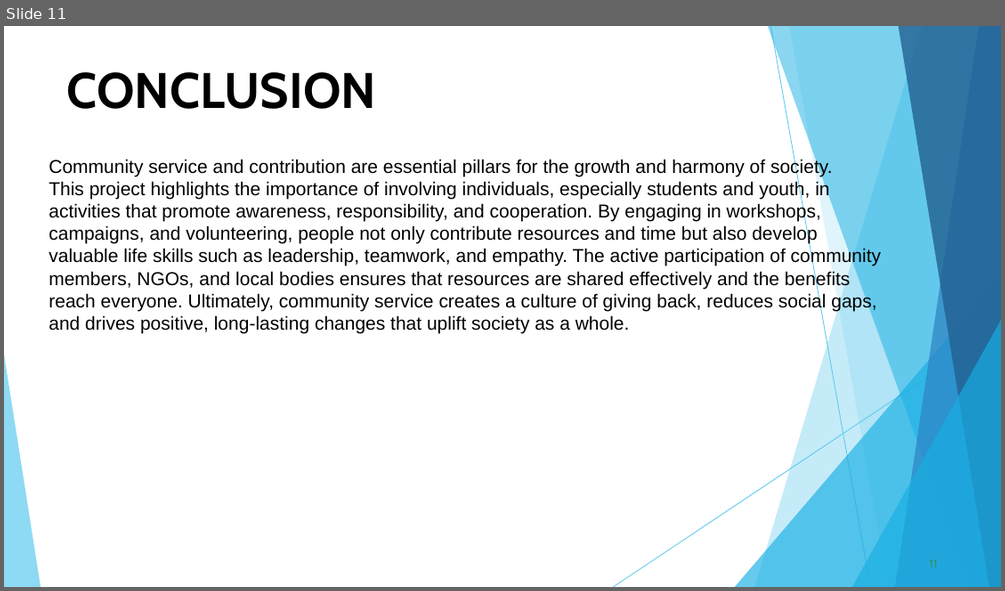
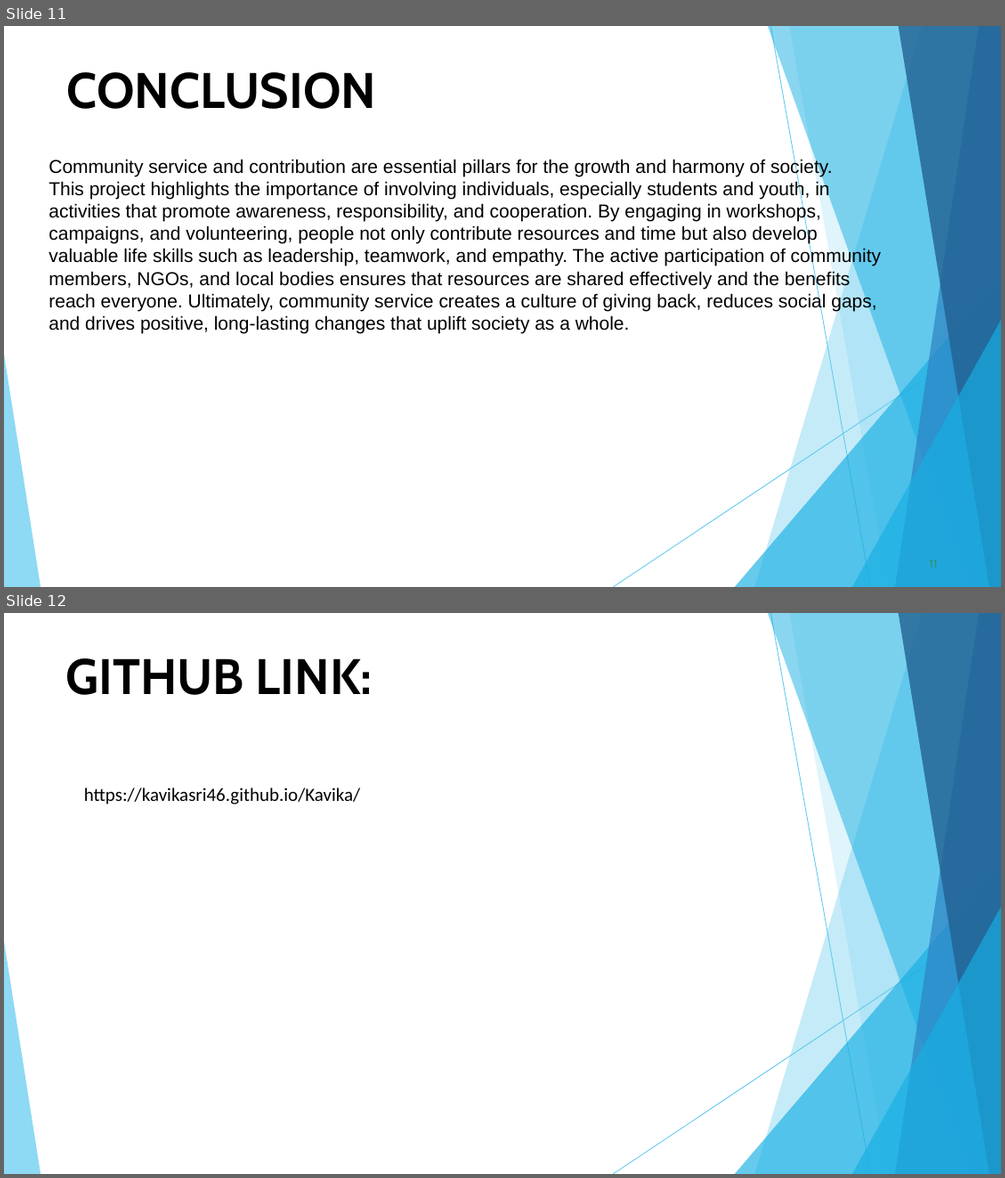
Before and after one commit to kavikasri46/Kavika, a slide deck: naan mudhalvan ppt.pptx. Shown one above the other, each under a label of ours: slide 11 before the commit, slides 11 and 12 after it. The pictures are 1005x591 and 1005x1178 pixels, drawn with LibreOffice and Linux fonts; fonts in the diff are those of the drawing; background and template pictures are left out. Boxes give left, top, right and bottom in pixels: in the first picture for what was removed or moved away, otherwise in the second. Text is boxed around its words. In the diff, an @@ line names an element or a change of style, - is before the commit and + after.

```diff
--- a/naan mudhalvan ppt.pptx
+++ b/naan mudhalvan ppt.pptx
@@ slide 12 added at <box>4,613,1001,1174</box>, background #FFFFFF; not listed: 10 template elements that a slide beside it also shows @@
@@ title added at <box>65,658,372,695</box>, 48 pt, text #000000, bold @@
+GITHUB LINK:
@@ text added at <box>84,787,361,804</box>, 18 pt, text #000000 @@
+https://kavikasri46.github.io/Kavika/
```
